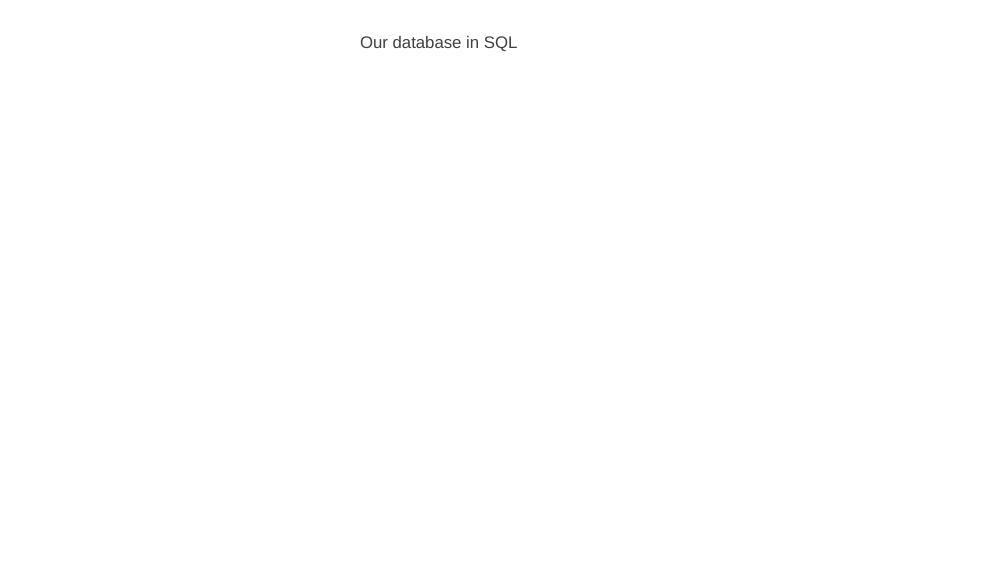
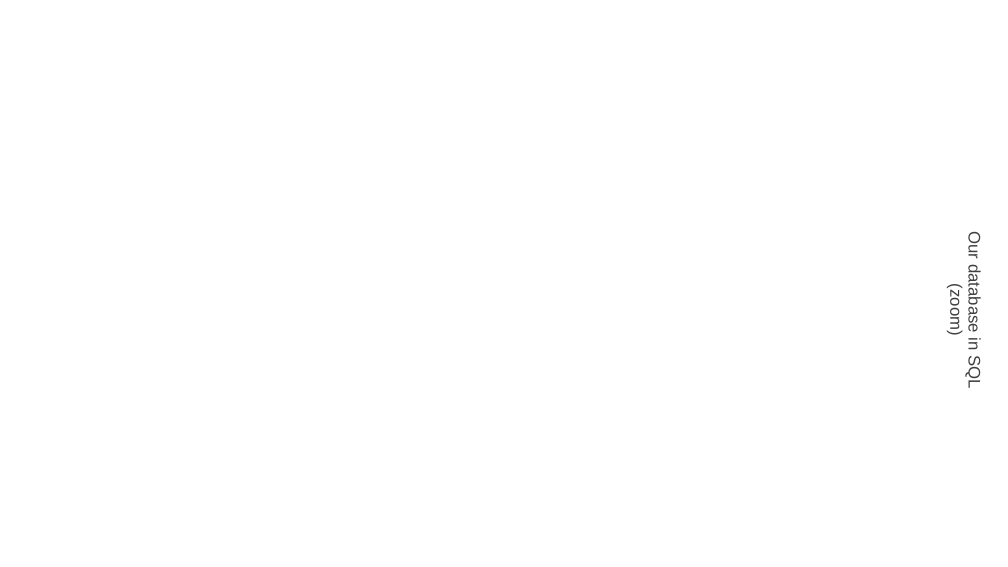
Before and after one commit to MERO434/University-Managment-System, a slide deck: slide 4 of University Managment System/University management system.pptx. Drawn at 1008x567 pixels with LibreOffice and Linux fonts; fonts in the diff are those of the drawing; background and template pictures are left out. Boxes give left, top, right and bottom in pixels: in the first picture for what was removed or moved away, otherwise in the second. Text is boxed around its words. In the diff, an @@ line names an element or a change of style, - is before the commit and + after.

```diff
--- a/University Managment System/University management system.pptx
+++ b/University Managment System/University management system.pptx
@@ text "Our database in SQL (zoom)" at (947,234,984,388): rotation 0 to 90 degrees @@
@@ text at (947,234,984,388): text changed @@
-Our database in SQL
+Our database in SQL (zoom)
```
Also in this commit, not shown: 1 slide added, 2 other files.
